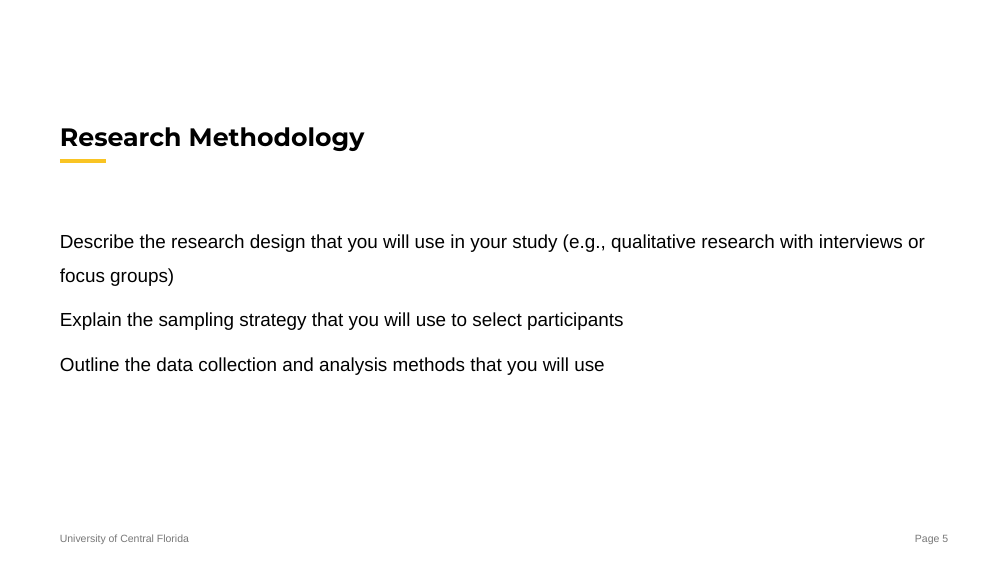
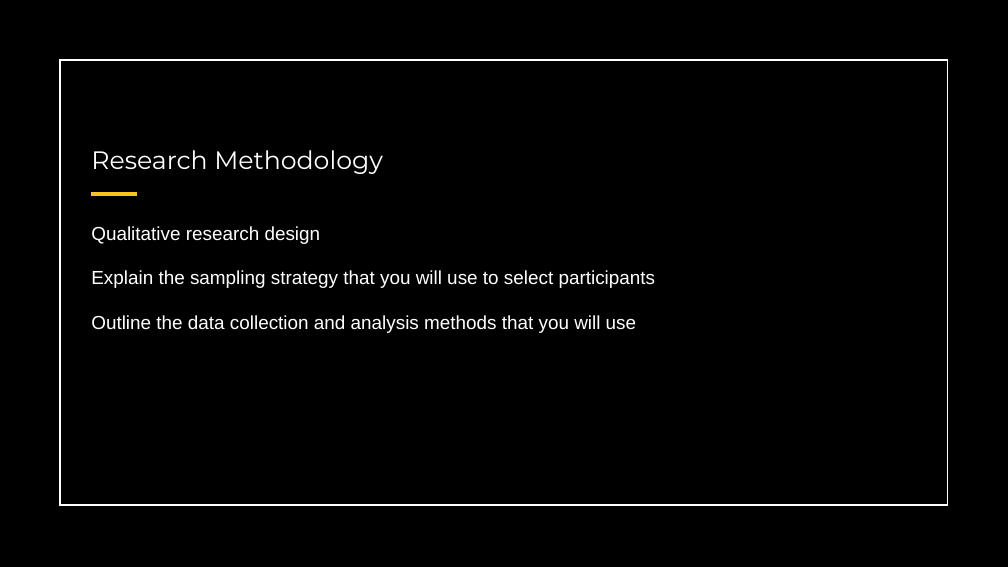
Before and after one commit to snowbowls/W.B.T.T.R.Y.A.Y.C.E.W, a slide deck: slide 5 of PPT/Alpha Review.pptx. Drawn at 1008x567 pixels with LibreOffice and Linux fonts; fonts in the diff are those of the drawing. Boxes give left, top, right and bottom in pixels: in the first picture for what was removed or moved away, otherwise in the second. Text is boxed around its words. In the diff, an @@ line names an element or a change of style, - is before the commit and + after.

Commit message:
editing pptx

```diff
--- a/PPT/Alpha Review.pptx
+++ b/PPT/Alpha Review.pptx
@@ rectangle added at [0, 0, 1008, 567], fill #000000 @@
@@ rectangle added at [60, 60, 948, 506], outline #FFFFFF 1.5 pt @@
@@ title "Research Methodology": place and size @@
-title "Research Methodology" at [60, 127, 365, 151]
+title "Research Methodology" at [91, 150, 383, 174]
@@ title "Research Methodology" at [91, 150, 383, 174]: text colour #000000 to #FFFFFF, bold off @@
@@ line moved from (60, 161) - (106, 161) to (91, 194) - (138, 194) @@
@@ text at [91, 226, 321, 244]: text changed; text colour #000000 to #FFFFFF @@
-Describe the research design that you will use in your study (e.g., qualitative research with interviews or focus groups)
+Qualitative research design
@@ text "Qualitative research design": place and size @@
-text "Qualitative research design" at [60, 234, 925, 375]
+text "Qualitative research design" at [91, 226, 656, 333]
@@ text at [91, 270, 656, 333]: text colour #000000 to #FFFFFF in "Explain the sampling strategy that you will ...", "Outline the data collection and analysis methods ..." @@
@@ text removed at [60, 534, 189, 544] @@
-University of Central Florida
@@ page number removed at [915, 535, 948, 544] @@
-Page 5
```
Also in this commit, not shown: 5 other slides changed.
